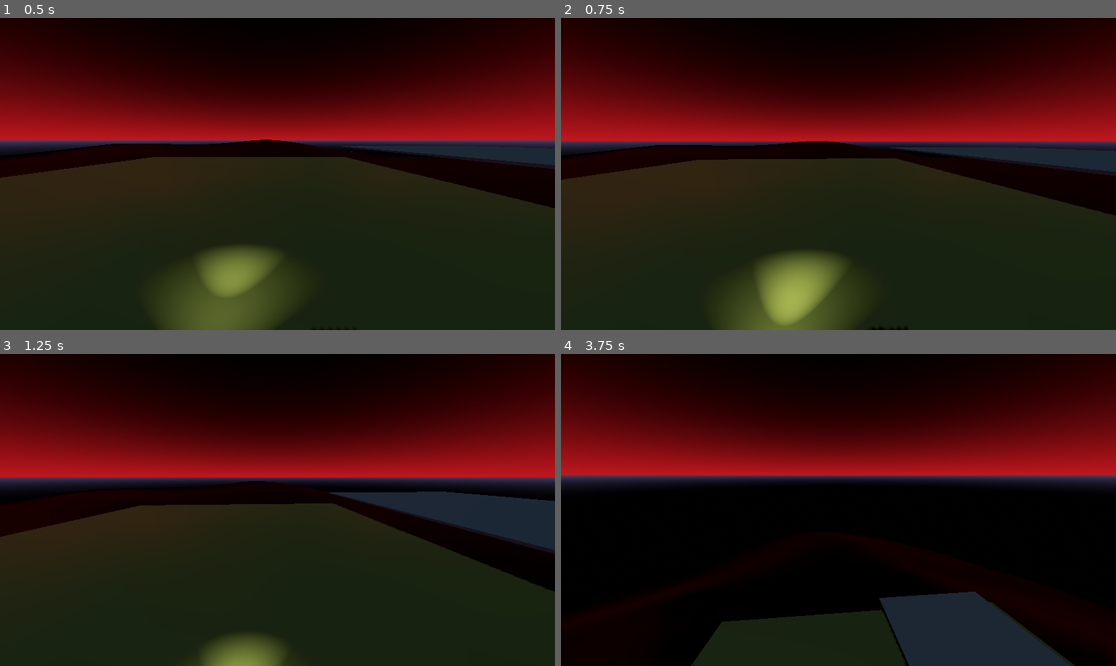
Above: before the commit, frames 1-4 (two rows, left to right).
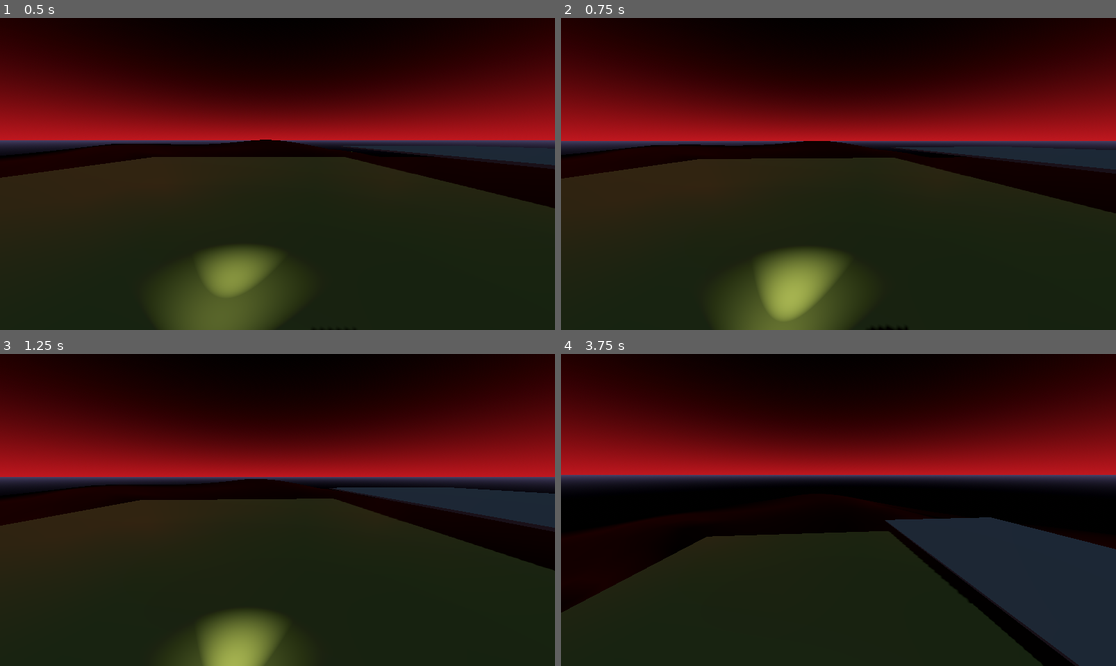
Above: after the commit, the same moments.

Repository: MrBalls426/spoopy
Game: Godot game, scene res://levels/test.tscn
Two runs of this game, one before a commit and one after it. Both use one fixed random seed, a clock stepped at 60 frames per second and the inputs below.
Inputs (mouse positions are in pixels of both pictures, inside the frame that each line leads up to):
- Up to frame 1 (0.5 s): no input
- Up to frame 2 (0.75 s): move the mouse to (866, 174) at 0.52 s; hold Space (fly_up) from 0.53 s (still down); hold V (FreeCam) from 0.53 s (still down)
- Up to frame 3 (1.25 s): keep holding Space (fly_up); keep holding V (FreeCam)
- Up to frame 4 (3.75 s): keep holding Space (fly_up); move the mouse to (810, 510) at 1.27 s; release V (FreeCam) at 1.28 s; tap V (FreeCam) at 1.35, 2.85 s; move the mouse to (849, 503) at 2.02 s; hold V (FreeCam) 2.03-2.78 s; move the mouse to (832, 516) at 2.77 s; move the mouse to (877, 513) at 3.52 s; hold V (FreeCam) from 3.53 s (still down)

Frame 1 is identical in both runs. In frame 2, 0.6% of the frame differs, in the area x 0-100%, y 39-100%; in frame 3, 7.7%; in frame 4, 34%, in the area x 0-100%, y 52-100%.

Commit message:
fly down no worky :(

Diff:
--- a/Characters/Drone.gd
+++ b/Characters/Drone.gd
@@ -1,12 +1,13 @@
 extends CharacterBody3D
 
-
+@export_category("Drone data")
 @export var camera: Node3D
 @export var Drone_position: Vector3
 @export var camera_speed := 5.0
 @export var horizontalSensitivity : float = 0.002
 @export var verticalSensitivity : float = 0.002
 @export var fall_speed: float = 2.3
+@export var fly_speed: float = 5.0
 
 @onready var character_body_3d: CharacterBody3D = $"../CharacterBody3D"
 
@@ -21,28 +22,28 @@
 	handle_camera_rotation()
 
 	if Input.is_action_pressed("fly_up"):
-		velocity.y += gravity * delta * 2
+		velocity.y += fly_speed * delta * 1.0
+
+		if Input.is_action_pressed("fly_down"):
+			velocity.y -= fly_speed * delta * 1.0
 
 	if FreeCamToggle:
 		handle_free_cam()
-		velocity.y -= gravity * delta
+		#velocity.y -= gravity * delta
 	else:
 		handle_camera_position(delta)
 
 
-
-
-func handle_camera_position(penis: float) -> void:
+func handle_camera_position(delta: float) -> void:
 	#global_position = lerp(global_position, character_body_3d.global_position + (Drone_position).rotated(Vector3.UP, rotation.y), penis * camera_speed)
 	var target = character_body_3d.global_position + (Drone_position).rotated(Vector3.UP, rotation.y)
 	var direction = global_position.direction_to(target)
 	#using move_towards for slow acceleration
-	velocity.x = lerp(velocity.x, direction.x * camera_speed, penis)
-	velocity.z = lerp(velocity.z, direction.z * camera_speed, penis)
-	velocity.y = lerp(velocity.y, direction.y * camera_speed / 2, penis)
+	velocity.x = lerp(velocity.x, direction.x * camera_speed, delta)
+	velocity.z = lerp(velocity.z, direction.z * camera_speed, delta)
+	velocity.y = lerp(velocity.y, direction.y * camera_speed / 2, delta)
 	move_and_slide()
 	## PHYSICSBODY3D AXIS LOCK LINEAR Y LATER
-
 
 
 
